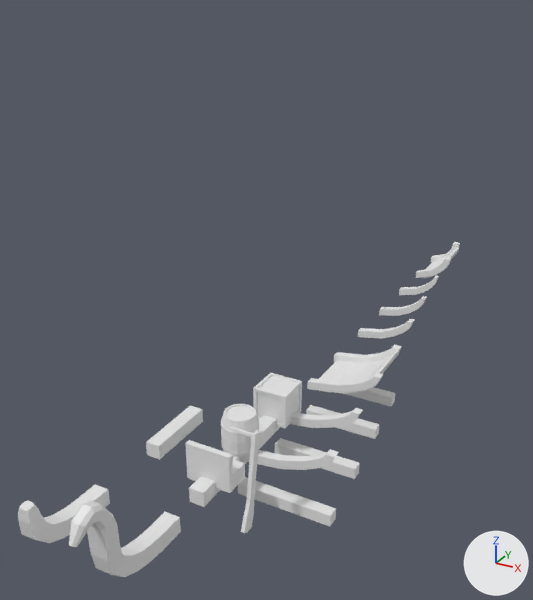
The FBX model CustomShipsUnity/Assets/Meshes/Boat_small.fbx as it was, and as the next commit left it.
Camera for both pictures: a camera (50 mm lens) standing at (18.1, -13.4, 12.1) and looking at (8.8, 3.5, 3.6). Arrows for +X, +Y and +Z are at lower right; the lights stay in place. Where no turn or scale is listed for an object, it has been applied to the vertices.

In view in the first picture: 'Barrel_1', 'Bench_Backrest_1', 'Crate_1', 'Keel_2m', 'Keel_4m', 'Keel_Bow_1', 'Keel_Bow_2', 'Rib_2.4m', 'Rib_2.6m', 'Rib_Curved_2.4m', 'Rib_Curved_2.6m', 'SteeringWheel_1'.
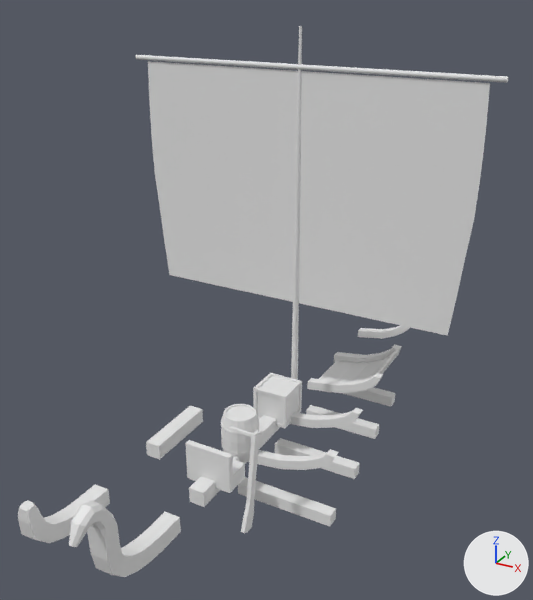
Changed parts and their boxes (x1, y1, x2, y2) in the pictures (533 x 600 px):
```json
{"object": "Sail_1", "change": "added", "after": [148, 61, 490, 336]}
{"object": "Mast_1", "change": "added", "after": [136, 26, 508, 380]}
```

The change, as JSON lines over the scene's bpy script:
```json
{"op": "add", "block": "mat_sail", "code": ["mat_sail = principled_material('Sail')", "mat_sail.base_color = (0.8, 0.8, 0.8)  # white #e7e7e7"]}
{"op": "add", "block": "me_cylinder_001", "code": ["me_cylinder_001 = bpy.data.meshes.new('Cylinder.001')", "me_cylinder_001.from_pydata(...)  # 96 vertices, 52 faces; spans x -4.82..4.82, y -0.1..0.1, z 0.0..10.0", "me_cylinder_001.materials.append(mat_material)  # its picture is missing"]}
{"op": "add", "block": "me_plane_001", "code": ["me_plane_001 = bpy.data.meshes.new('Plane.001')", "me_plane_001.from_pydata(...)  # 63 vertices, 96 faces; spans x -4.5..4.5, y 0.0, z -3.0..3.0", "me_plane_001.materials.append(mat_sail)  # its picture is missing"]}
{"op": "add", "block": "ob_mast_1", "code": ["ob_mast_1 = bpy.data.objects.new('Mast_1', me_cylinder_001)", "ob_mast_1.location = (10.0, 3.0, 1.0)"]}
{"op": "add", "block": "ob_sail_1", "code": ["ob_sail_1 = bpy.data.objects.new('Sail_1', me_plane_001)", "ob_sail_1.location = (10.0, 3.0, 7.0)"]}
```
